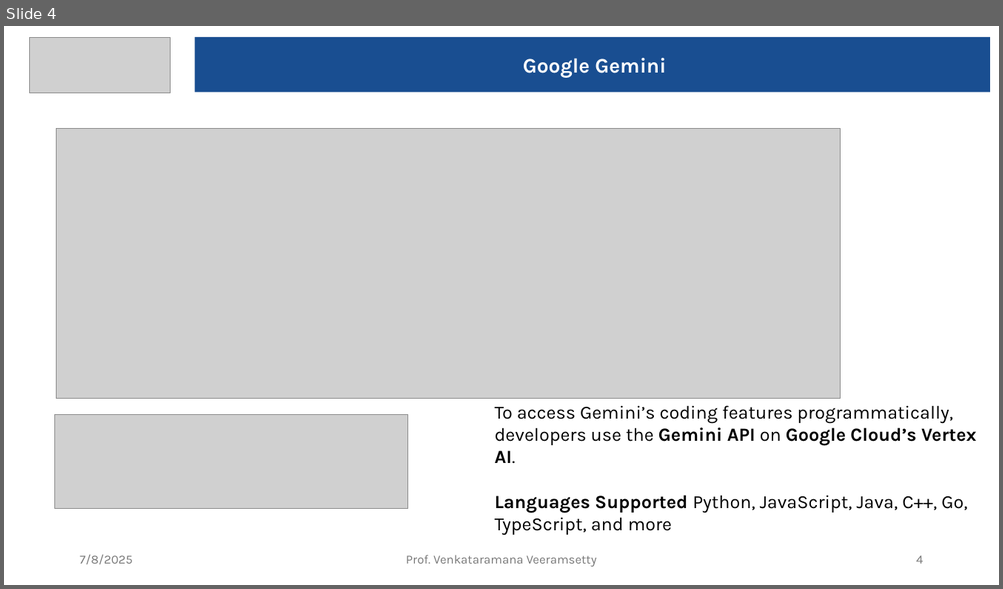
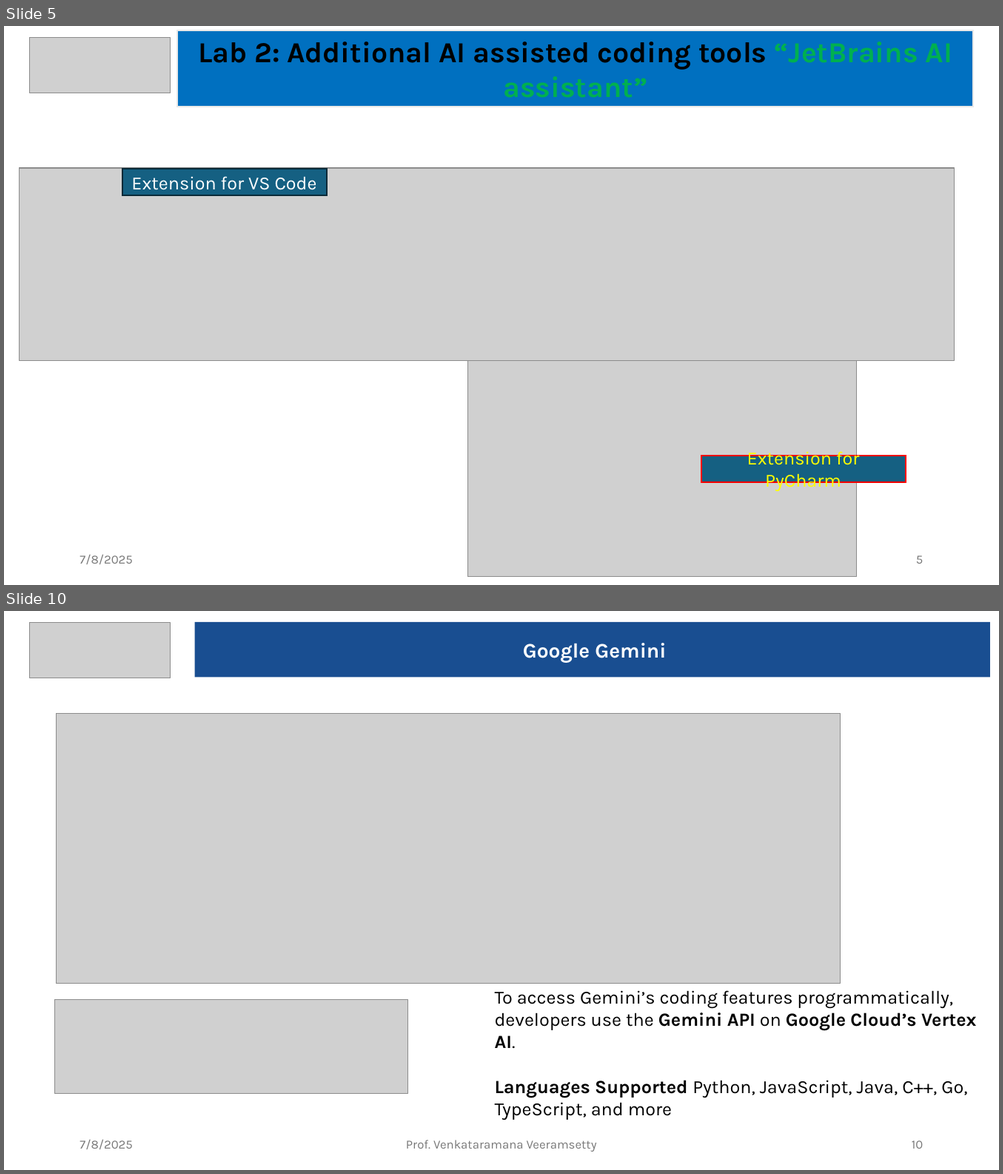
Before and after one commit to vvrgit/AI-Assisted-Coding, a slide deck: Lecture#3.pptx. Shown one above the other, each under a label of ours: slide 4 before the commit, slides 5 and 10 after it; the slides between them are not shown. The pictures are 1003x589 and 1003x1174 pixels, drawn with LibreOffice and Linux fonts; fonts in the diff are those of the drawing; grey boxes stand for pictures. Boxes give left, top, right and bottom in pixels: in the first picture for what was removed or moved away, otherwise in the second. Text is boxed around its words. In the diff, an @@ line names an element or a change of style, - is before the commit and + after.

```diff
--- a/Lecture#3.pptx
+++ b/Lecture#3.pptx
@@ slide 5 added at <box>4,26,999,585</box>, background #FFFFFF @@
@@ picture added at <box>30,38,170,93</box> @@
@@ rectangle added at <box>177,30,973,107</box>, fill #0070C0, outline #E8E8E8 1.5 pt, 28 pt, text #000000, bold @@
+Lab 2: Additional AI assisted coding tools “JetBrains AI assistant”
@@ picture added at <box>19,168,954,360</box> @@
@@ rectangle added at <box>122,170,327,196</box>, fill #156082, outline #092A39 1.5 pt, 18 pt, text #FFFFFF @@
+Extension for VS Code
@@ picture added at <box>467,338,856,577</box> @@
@@ rectangle added at <box>701,456,905,483</box>, fill #156082, outline #FF0000 1.5 pt, 18 pt, text #FFFF00 @@
+Extension for PyCharm
@@ text added at <box>79,555,133,565</box>, 12 pt, text #797979 @@
+7/8/2025
@@ page number added at <box>916,556,922,564</box>, 12 pt, text #797979 @@
+5
@@ what was slide 4 is now slide 10 @@
@@ page number at <box>911,1141,922,1149</box>: text changed @@
-4
+10
```
Also in this commit, not shown: 5 other slides added, 1 other file.
